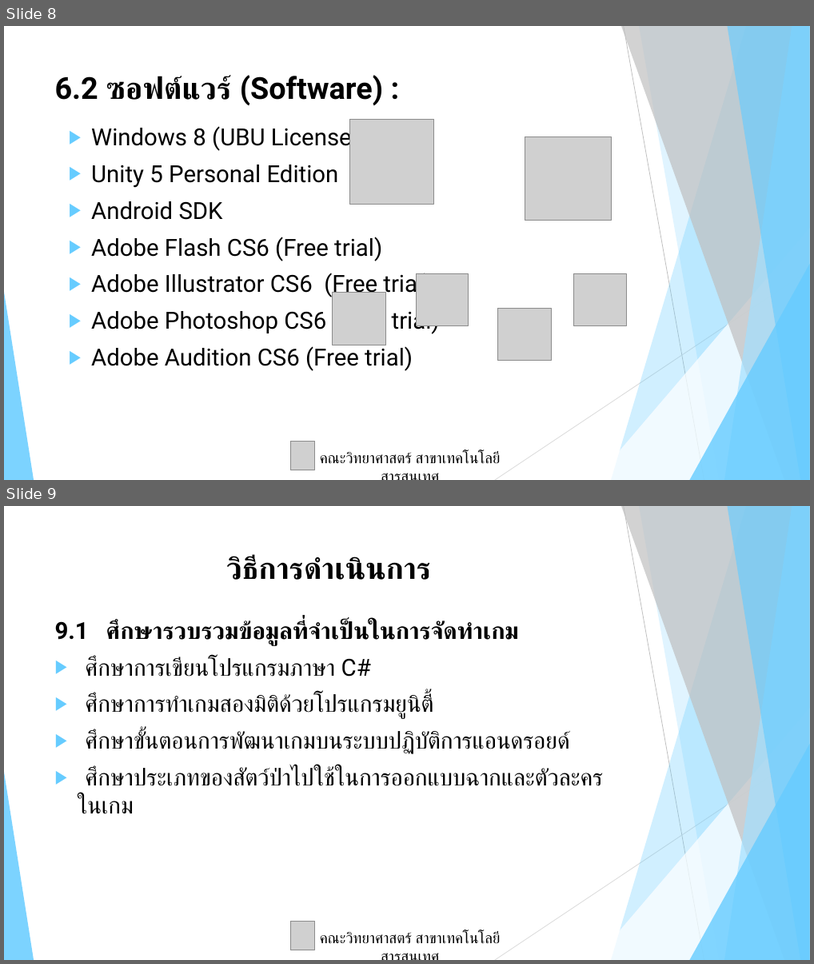
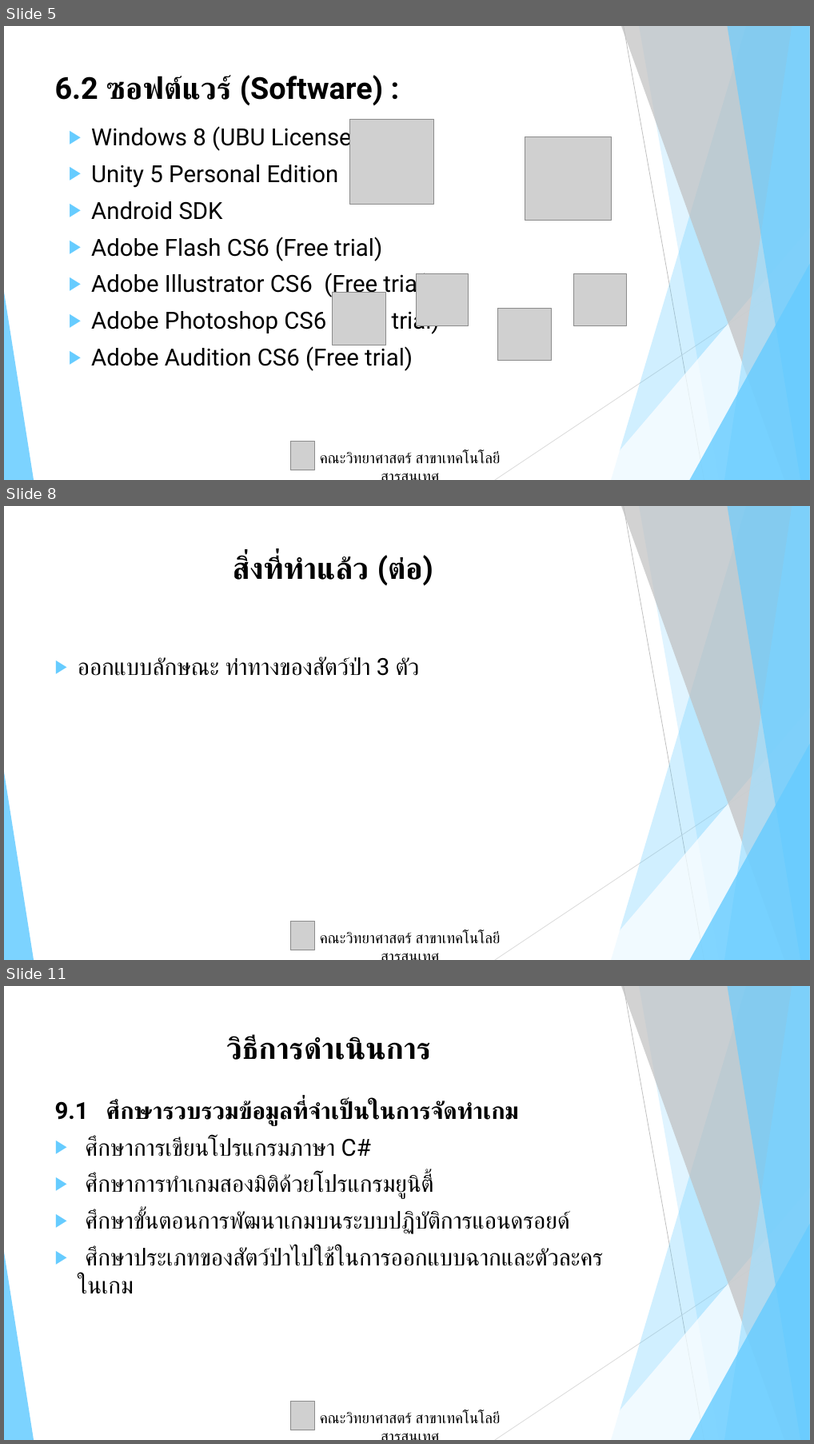
Before and after one commit to yupinpon/final_project, a slide deck: ppt/สอบความก้าวหน้ครั้งที่1.pptx. Shown one above the other, each under a label of ours: slides 8 and 9 before the commit, slides 5, 8 and 11 after it; the slides between them are not shown. The pictures are 814x964 and 814x1444 pixels, drawn with LibreOffice and Linux fonts; fonts in the diff are those of the drawing; grey boxes stand for pictures. Boxes give left, top, right and bottom in pixels: in the first picture for what was removed or moved away, otherwise in the second. Text is boxed around its words. In the diff, an @@ line names an element or a change of style, - is before the commit and + after.

```diff
--- a/ppt/สอบความก้าวหน้ครั้งที่1.pptx
+++ b/ppt/สอบความก้าวหน้ครั้งที่1.pptx
@@ slide 8 added at (x1=4, y1=506, x2=810, y2=960), background #FFFFFF; not listed: 10 template elements that a slide beside it also shows @@
@@ title added at (x1=233, y1=555, x2=434, y2=586), 36 pt, text #000000, bold @@
+สิ่งที่ทำแล้ว (ต่อ)
@@ text added at (x1=78, y1=656, x2=420, y2=676), 28 pt, text #000000 @@
+▶ ออกแบบลักษณะ ท่าทางของสัตว์ป่า 3 ตัว
@@ picture added at (x1=290, y1=921, x2=314, y2=950) @@
@@ text added at (x1=320, y1=932, x2=501, y2=943), 18 pt, text #000000 @@
+คณะวิทยาศาสตร์ สาขาเทคโนโลยีสารสนเทศ
@@ what was slide 8 is now slide 5 @@
@@ what was slide 9 is now slide 11 @@
```
Also in this commit, not shown: 3 slides changed, 2 other slides added, 1 slide removed, 1 other file.
